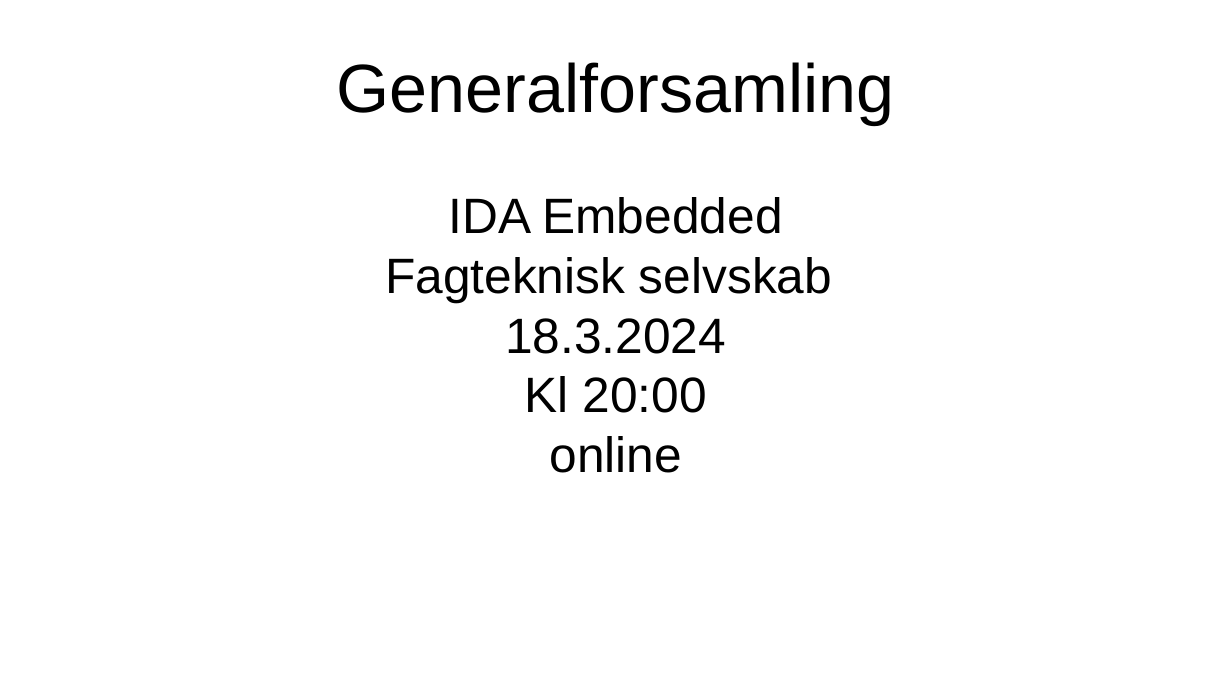
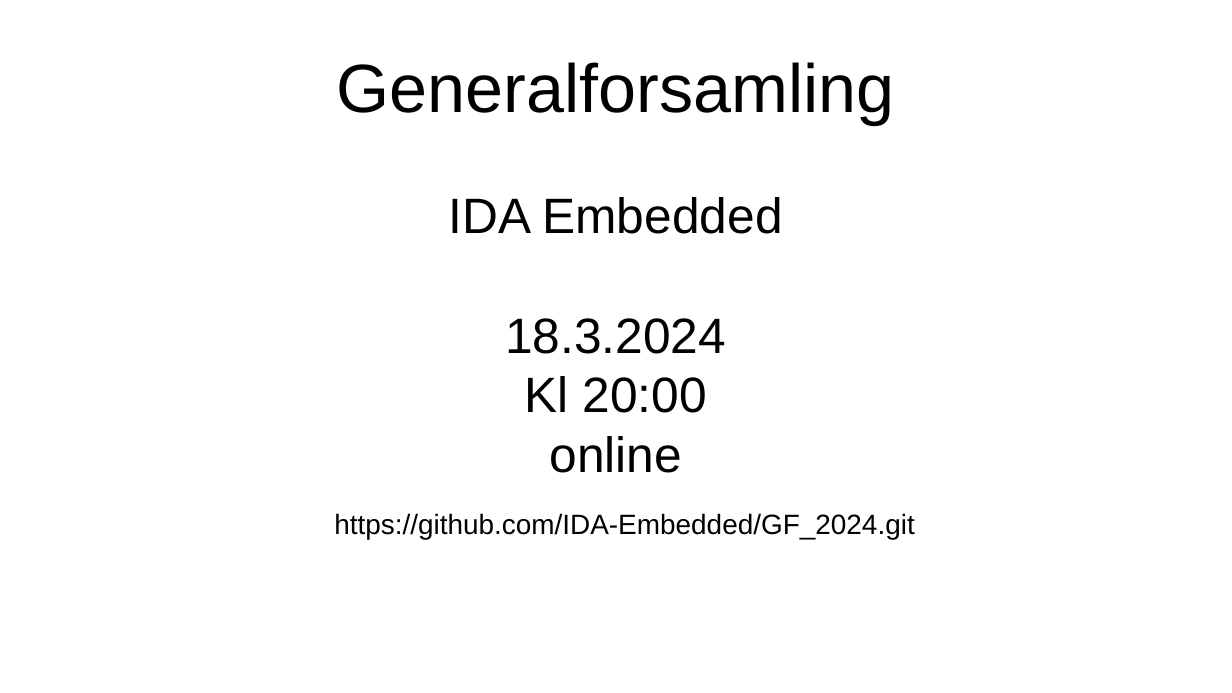
Before and after one commit to IDA-Embedded/GF_2024, a slide deck: slide 1 of IDA_embedded_GF_2024.odp. Drawn at 1232x693 pixels with LibreOffice and Linux fonts; fonts in the diff are those of the drawing. Boxes give left, top, right and bottom in pixels: in the first picture for what was removed or moved away, otherwise in the second. Text is boxed around its words. In the diff, an @@ line names an element or a change of style, - is before the commit and + after.

```diff
--- a/IDA_embedded_GF_2024.odp
+++ b/IDA_embedded_GF_2024.odp
@@ subtitle at <box>385,257,832,303</box>: paragraph removed @@
-Fagteknisk selvskab
@@ text added at <box>334,513,914,540</box>, 18 pt, text #000000 @@
+https://github.com/IDA-Embedded/GF_2024.git
```
Also in this commit, not shown: 5 other slides changed, 4 slides added, 3 other files.
